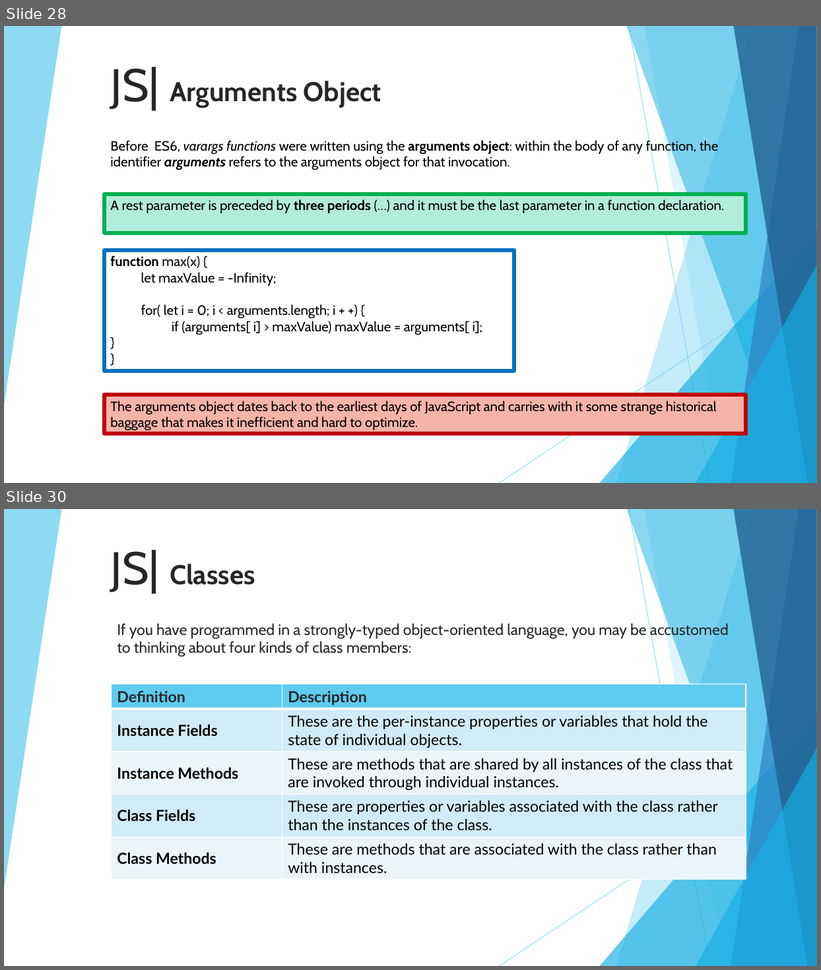
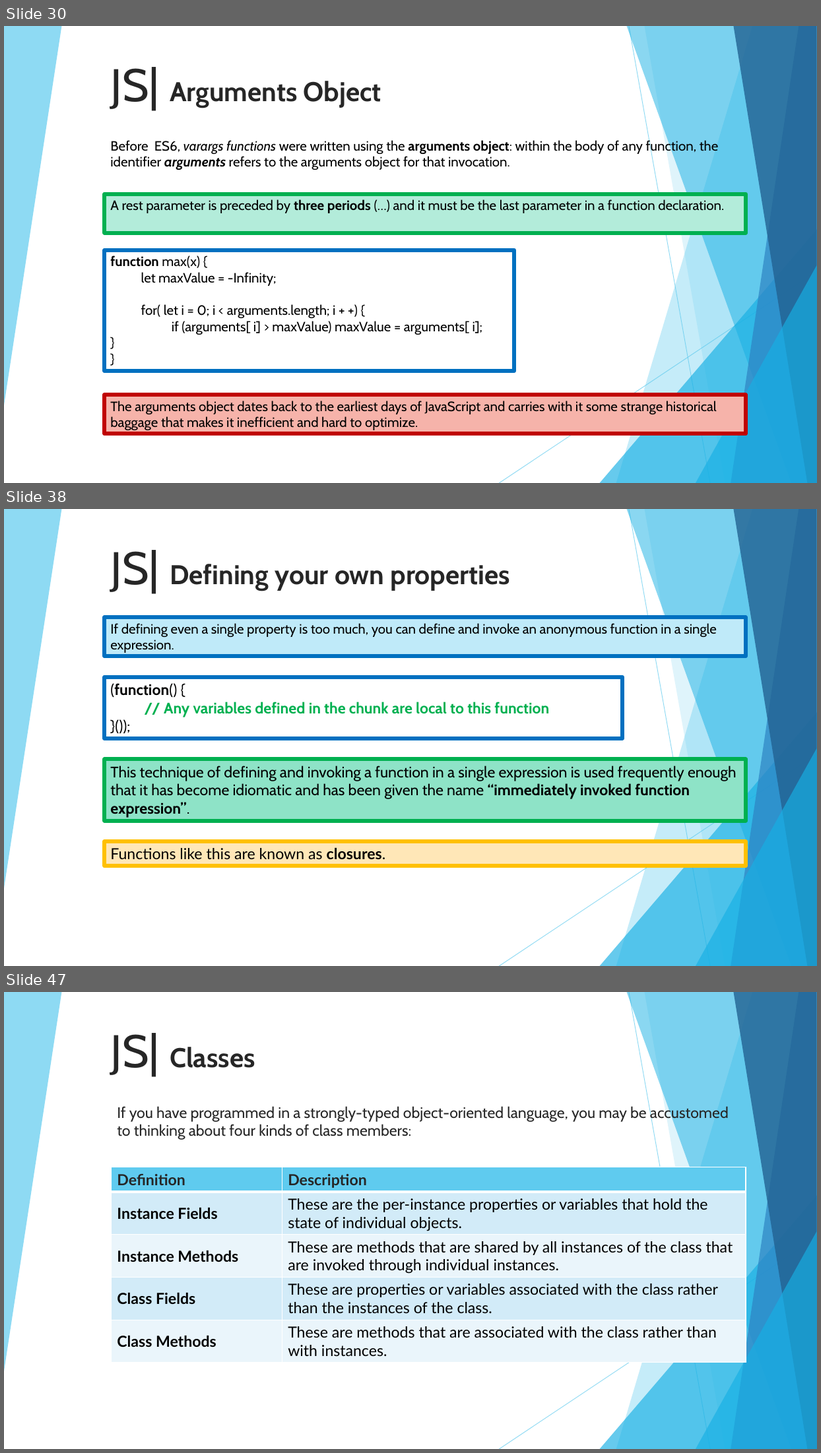
Before and after one commit to 01Primo/slides, a slide deck: 08_Javascript_Classes.pptx. Shown one above the other, each under a label of ours: slides 28 and 30 before the commit, slides 30, 38 and 47 after it; the slides between them are not shown. The pictures are 821x970 and 821x1453 pixels, drawn with LibreOffice and Linux fonts; fonts in the diff are those of the drawing. Boxes give left, top, right and bottom in pixels: in the first picture for what was removed or moved away, otherwise in the second. Text is boxed around its words. In the diff, an @@ line names an element or a change of style, - is before the commit and + after.

Commit message:
Finaly closures done!

```diff
--- a/08_Javascript_Classes.pptx
+++ b/08_Javascript_Classes.pptx
@@ slide 38 added at box(4, 509, 817, 966), background #FFFFFF; not listed: 10 template elements that a slide beside it also shows @@
@@ title added at box(111, 550, 510, 594), 32 pt, text #262626, bold @@
+JS| Defining your own properties
@@ rectangle added at box(104, 618, 746, 657), fill #BFEAF9, outline #0070C0 4.5 pt, 16 pt, text #000000 @@
+If defining even a single property is too much, you can define and invoke an anonymous function in a single expression.
@@ rectangle added at box(104, 677, 622, 739), outline #0070C0 4.5 pt, 18 pt, text #00B050, bold @@
+(function() {
+// Any variables defined in the chunk are local to this function
+}());
@@ rectangle added at box(104, 760, 746, 821), fill #8EE3C7, outline #00B050 4.5 pt, 18 pt, text #000000 @@
+This technique of defining and invoking a function in a single expression is used frequently enough that it has become idiomatic and has been given the name “immediately invoked function expression”.
@@ rectangle added at box(104, 842, 746, 866), fill #FFE7B7, outline #FFC000 4.5 pt, 18 pt, text #000000 @@
+Functions like this are known as closures.
@@ what was slide 28 is now slide 30 @@
@@ what was slide 30 is now slide 47 @@
```
Also in this commit, not shown: 1 slide changed, 17 other slides added, 1 slide removed.
